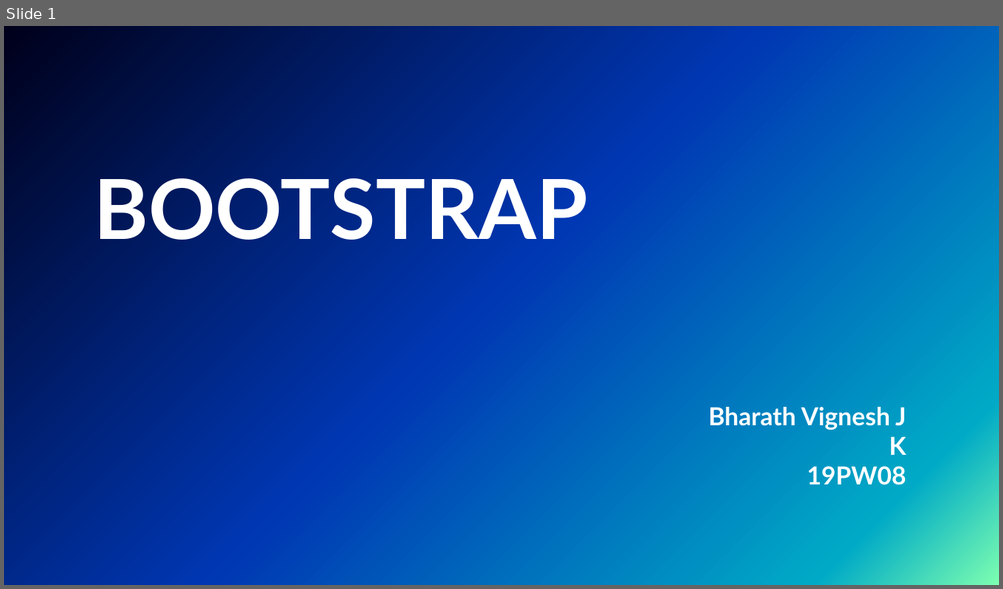
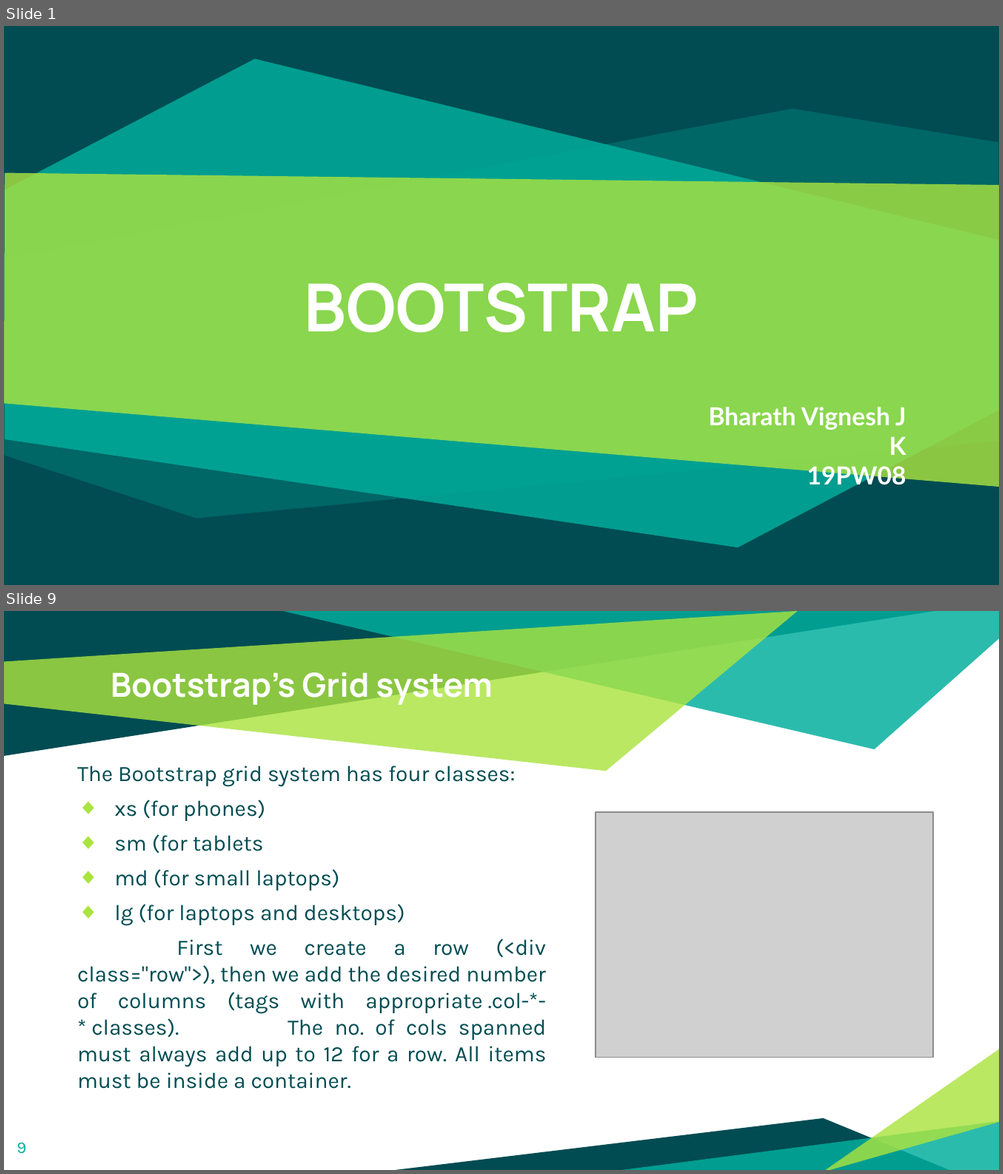
Before and after one commit to RazCrimson/Lab_Main, a slide deck: Sem 2/Web development Lab/Class/Bootstrap.pptx. Shown one above the other, each under a label of ours: slide 1 before the commit, slides 1 and 9 after it; the slides between them are not shown. The pictures are 1003x589 and 1003x1174 pixels, drawn with LibreOffice and Linux fonts; fonts in the diff are those of the drawing; grey boxes stand for pictures; background and template pictures are left out. Boxes give left, top, right and bottom in pixels: in the first picture for what was removed or moved away, otherwise in the second. Text is boxed around its words. In the diff, an @@ line names an element or a change of style, - is before the commit and + after.

```diff
--- a/Sem 2/Web development Lab/Class/Bootstrap.pptx
+++ b/Sem 2/Web development Lab/Class/Bootstrap.pptx
@@ slide 9 added at [4, 611, 999, 1170], background #FFFFFF @@
@@ title added at [111, 667, 492, 706], 24 pt, text #FFFFFF, bold @@
+Bootstrap’s Grid system
@@ text added at [77, 766, 546, 1089], 16 pt, text #004C52 @@
+The Bootstrap grid system has four classes:
+◆ xs (for phones)
+◆ sm (for tablets
+◆ md (for small laptops)
+◆ lg (for laptops and desktops)
+First we create a row (<div class="row">), then we add the desired number of columns (tags with appropriate .col-*-* classes). The no. of cols spanned must always add up to 12 for a row. All items must be inside a container.
@@ picture added at [595, 813, 932, 1059] @@
@@ group added at [4, 611, 999, 1170]: 6 freeform shapes @@
@@ page number added at [17, 1142, 26, 1154], 12 pt, text #00AE9D @@
+9
@@ slide 1 changed as well @@
@@ background picture (left out) to #004C52 @@
@@ freeform shape added at [5, 59, 999, 548], fill #00AE9D at 83% opacity @@
@@ freeform shape added at [4, 109, 998, 518], fill #00AE9D at 27% opacity @@
@@ freeform shape added at [4, 173, 999, 488], fill #ABE33F at 81% opacity @@
@@ title "BOOTSTRAP": place and size @@
-title "BOOTSTRAP" at [94, 167, 588, 254]
+title "BOOTSTRAP" at [304, 283, 698, 333]
@@ title "BOOTSTRAP" at [304, 283, 698, 333]: size 60 to 48 pt, font Lato to Manrope; alignment left to centre; vertical alignment top to middle @@
```
Also in this commit, not shown: 6 other slides changed, 9 other slides added, 4 slides removed, 32 other files.
